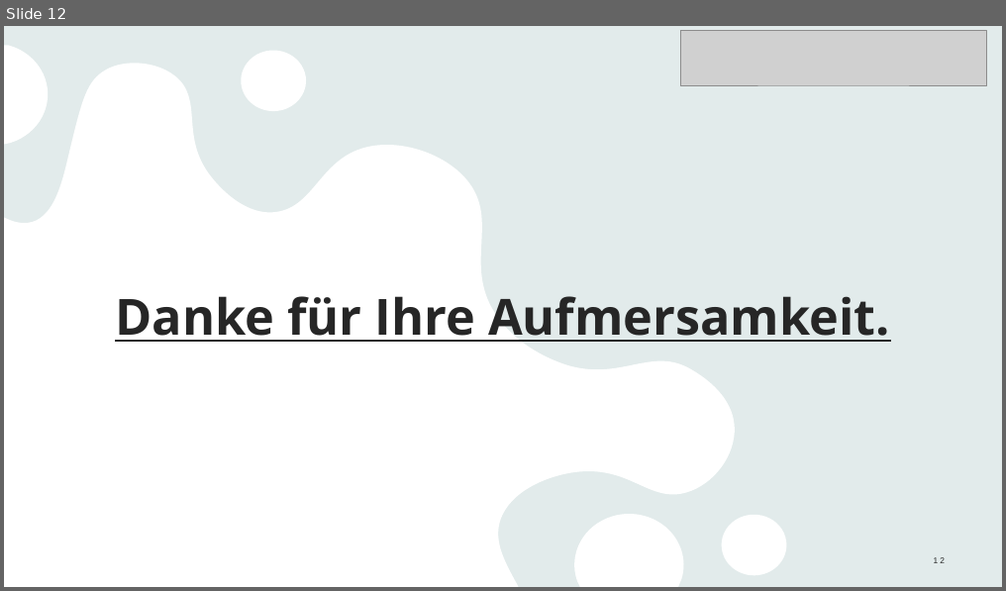
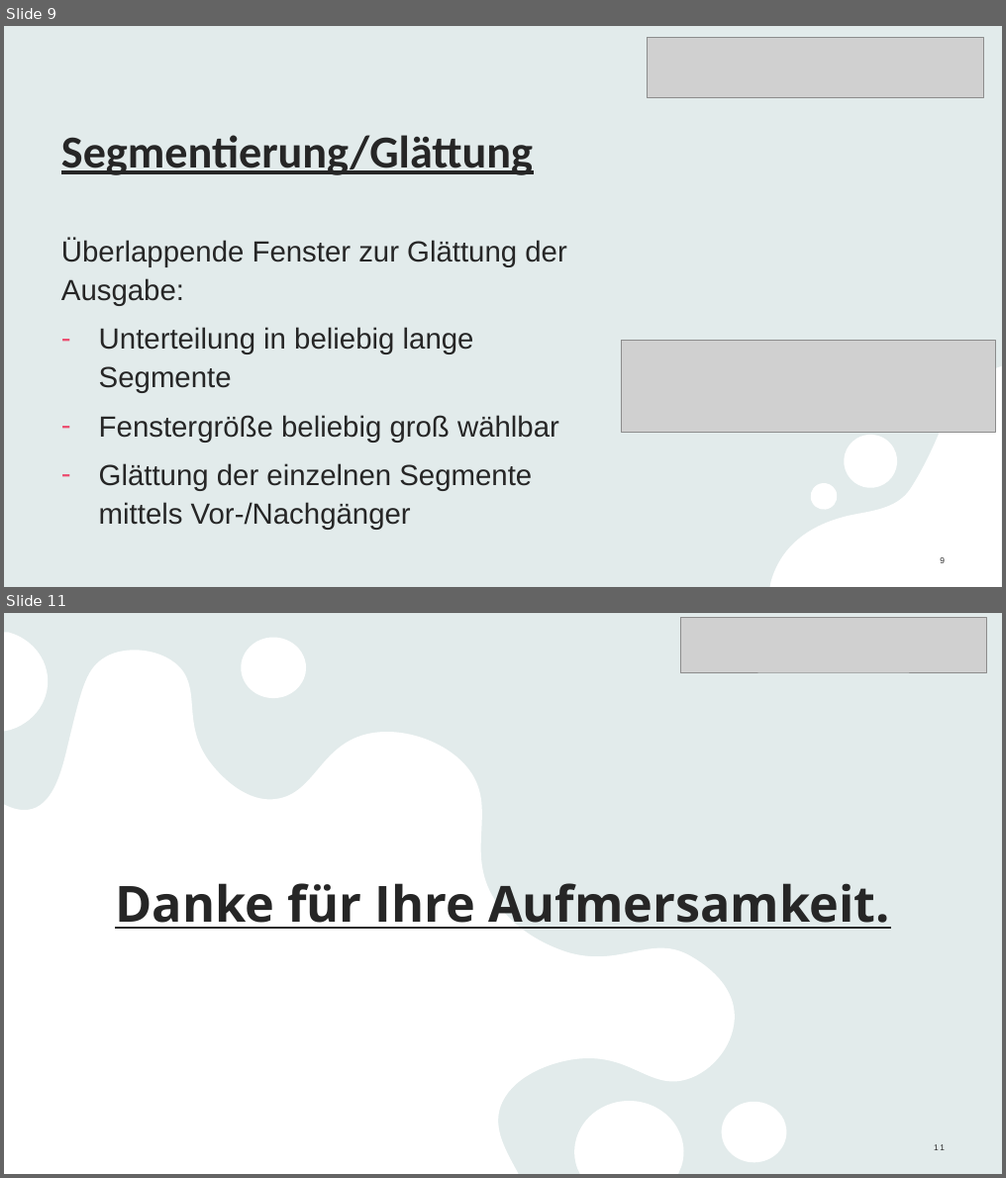
Before and after one commit to Linelle-7/Sprecherkennung-Deep-Learning-, a slide deck: VoiceRecognition_Zwischenstand .pptx. Shown one above the other, each under a label of ours: slide 12 before the commit, slides 9 and 11 after it; the slides between them are not shown. The pictures are 1006x591 and 1006x1178 pixels, drawn with LibreOffice and Linux fonts; fonts in the diff are those of the drawing; grey boxes stand for pictures. Boxes give left, top, right and bottom in pixels: in the first picture for what was removed or moved away, otherwise in the second. Text is boxed around its words. In the diff, an @@ line names an element or a change of style, - is before the commit and + after.

```diff
--- a/VoiceRecognition_Zwischenstand .pptx
+++ b/VoiceRecognition_Zwischenstand .pptx
@@ slide 9 added at box(4, 26, 1002, 587), background #E9F3F3; not listed: 1 template element that a slide beside it also shows @@
@@ rectangle added at box(4, 26, 1002, 587), fill #E9F3F3 @@
@@ rectangle added at box(4, 26, 1002, 587), fill #AEAEAE at 10% opacity @@
@@ picture added at box(648, 37, 984, 98) @@
@@ title added at box(61, 135, 533, 175), 44 pt, text #262626, bold, underline @@
+Segmentierung/Glättung
@@ text added at box(61, 239, 566, 530), 28 pt, text #262626 @@
+Überlappende Fenster zur Glättung der Ausgabe:
+– Unterteilung in beliebig lange Segmente
+– Fenstergröße beliebig groß wählbar
+– Glättung der einzelnen Segmente mittels Vor-/Nachgänger
@@ picture added at box(622, 341, 995, 433) @@
@@ freeform shape added at box(770, 367, 1002, 587), fill #FFFFFF @@
@@ page number added at box(940, 558, 944, 564), 8 pt, text #262626 @@
+9
@@ what was slide 12 is now slide 11 @@
@@ page number at box(934, 1145, 944, 1151): text changed @@
-12
+11
```
Also in this commit, not shown: 6 slides changed, 2 other slides added, 4 slides removed.
